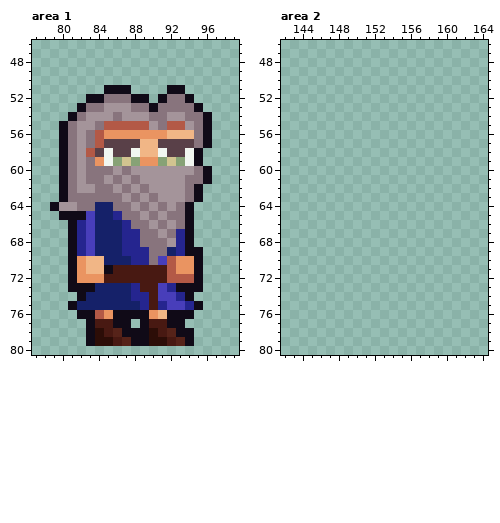
Edited in one commit: pixel-art file (gamedev.tv/Aula02/BaseCharacterPlat.aseprite). Above: the version before the commit.
303x272 pixels, 1 frame. Shown: area 1: x 77..99, y 46..80; area 2: x 142..164, y 46..80. The commit also changed other parts of the picture, which this record leaves out.
Now the later version:
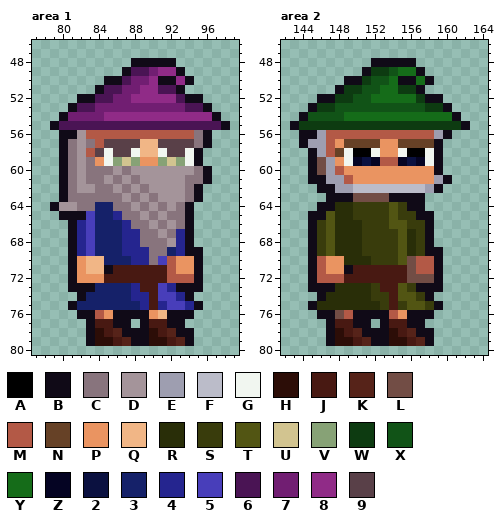
Palette (. is transparent): A #000000  B #100a17  C #88747d  D #a4949a  E #9e9eb0  F #bbbcc9  G #f1f6f0  H #2c0d07  J #481912  K #562319  L #724d45  M #b35946  N #664126  P #ea9461  Q #f1b686  R #292e08  S #393c0c  T #525513  U #d2c490  V #87a276  W #0d3b11  X #115317  Y #156c19  Z #050423  2 #0b1140  3 #152169  4 #25258f  5 #483eba  6 #4a1454  7 #711e72  8 #902b87  9 #594048
Diff:
layer "grey wiz/wizards base" added
layer "grey wiz/hair" added
layer "grey wiz/hats" added
layer "green wiz/wizards base" added
layer "green wiz/robe" added
layer "green wiz/hair" added
layer "green wiz/beards" added
layer "green wiz/hats" added
layer "green wiz/shoes" added
layer "Group 1/wizards base" removed
layer "Group 1/hair" removed
Changed rows in their new state; - is an unchanged pixel.
Area 1, layer "grey wiz/hats":
first column x 79:
48 ---------BBBBB------
49 --------B66788B-----
50 ------BB6778BB8B----
51 -----B66778866------
52 ---B-6677888886-B---
53 --B66777777777766B--
54 -B7777888888888888B-
55 B666666666666666666B
56 --B-M-MMMMMMMMMM----
Area 2:
first column x 143:
48 ---------BBBBB------
49 --------BWWXYYB-----
50 ------BBWXXYBBYB----
51 -----BWWXXYYWWB-----
52 ---BBWWXXYYYYYWBB---
53 --BWWXXXXXXXXXXWWB--
54 -BXXXXYYYYYYYYYYYYB-
55 BWWWWWWWWWWWWWWWWWWB
56 -BBEMMMMMMMMMMMMEB--
57 -BEEMPNNNNPPNNNNB---
58 --BEMNGAAGPPGAAGB---
59 --BLEPGZ2ZMMZ2ZGB---
60 --BLEMPPPPPPPPPPB---
61 --BBEEMPPPPPPPPPEB--
62 ---BBEEFFFFFFFFEB---
63 ----BBBLLLLBBBB-----
64 ---BBRRSSSSTSBB-----
65 --BBTRRSSSSTSSBB----
66 --BSTRRRSSSTTSSB----
67 --BSTRRRSSSSTRSB----
68 --BSTRRRSSSSTRSB----
69 --BSTRRRSSSSTRSBB---
70 --BMPPRRRSSSTLMMB---
71 --BMPPBJJJJJJLMMB---
72 --BMMMJJJJJJJLLLB---
73 --BBBRRRRSJJTSBBB---
74 ---BRRRRRSSJTTSB----
75 --BRRRRRRRSJSTTSB---
76 ---BBLMBBBBMPBBB----
77 ----BJJBB-BJJBB-----
78 ----BHJKBBBHJKBB----
79 ----BHHJKBBHHJKB----
